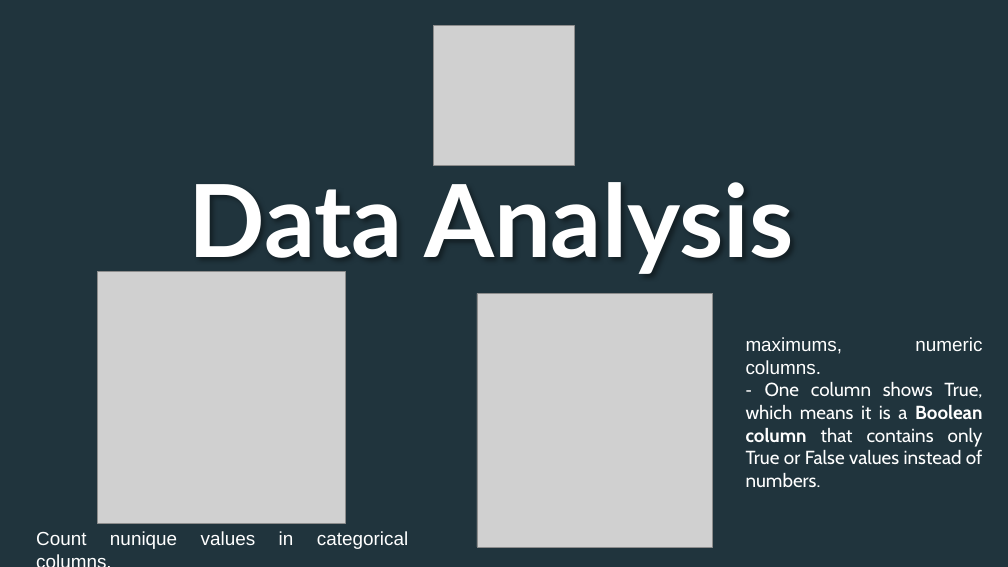
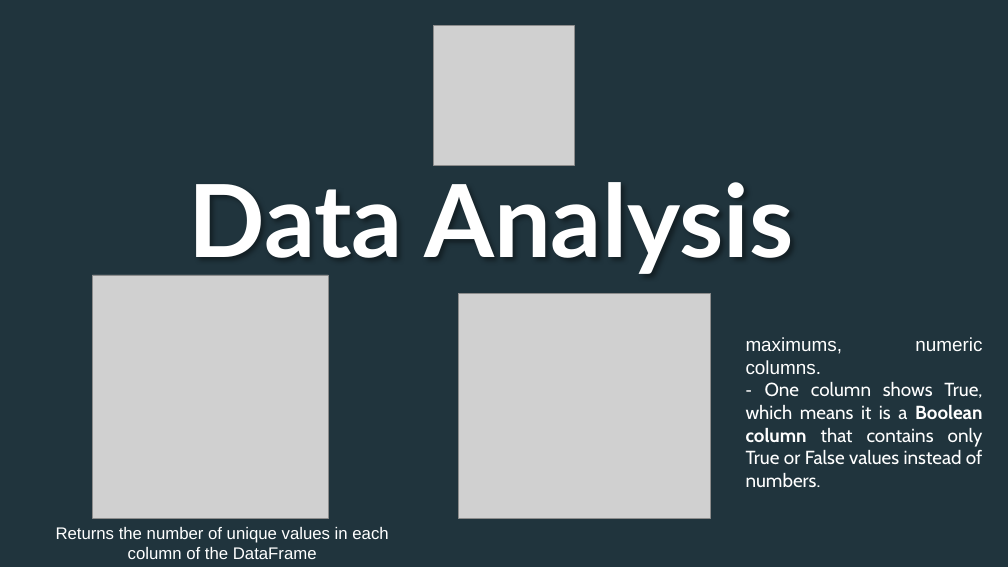
Before and after one commit to F1a23/Python_Team, a slide deck: slide 16 of Project1/Presentation1.pptx (slide 15 before the commit). Drawn at 1008x567 pixels with LibreOffice and Linux fonts; fonts in the diff are those of the drawing; grey boxes stand for pictures; background and template pictures are left out; a plain dark background stands for a picture behind light text. Boxes give left, top, right and bottom in pixels: in the first picture for what was removed or moved away, otherwise in the second. Text is boxed around its words. In the diff, an @@ line names an element or a change of style, - is before the commit and + after.

```diff
--- a/Project1/Presentation1.pptx
+++ b/Project1/Presentation1.pptx
@@ picture: place and size @@
-picture at bbox=[97, 271, 345, 523]
+picture at bbox=[92, 275, 328, 518]
@@ picture: place and size @@
-picture at bbox=[477, 293, 713, 547]
+picture at bbox=[458, 293, 710, 518]
@@ text at bbox=[56, 527, 388, 559]: text changed; size 18 to 16 pt @@
-Count nunique values in categorical columns.
+Returns the number of unique values in each column of the DataFrame
```
Also in this commit, not shown: 13 other slides changed, 8 slides added, 6 slides removed, 3 other files.
